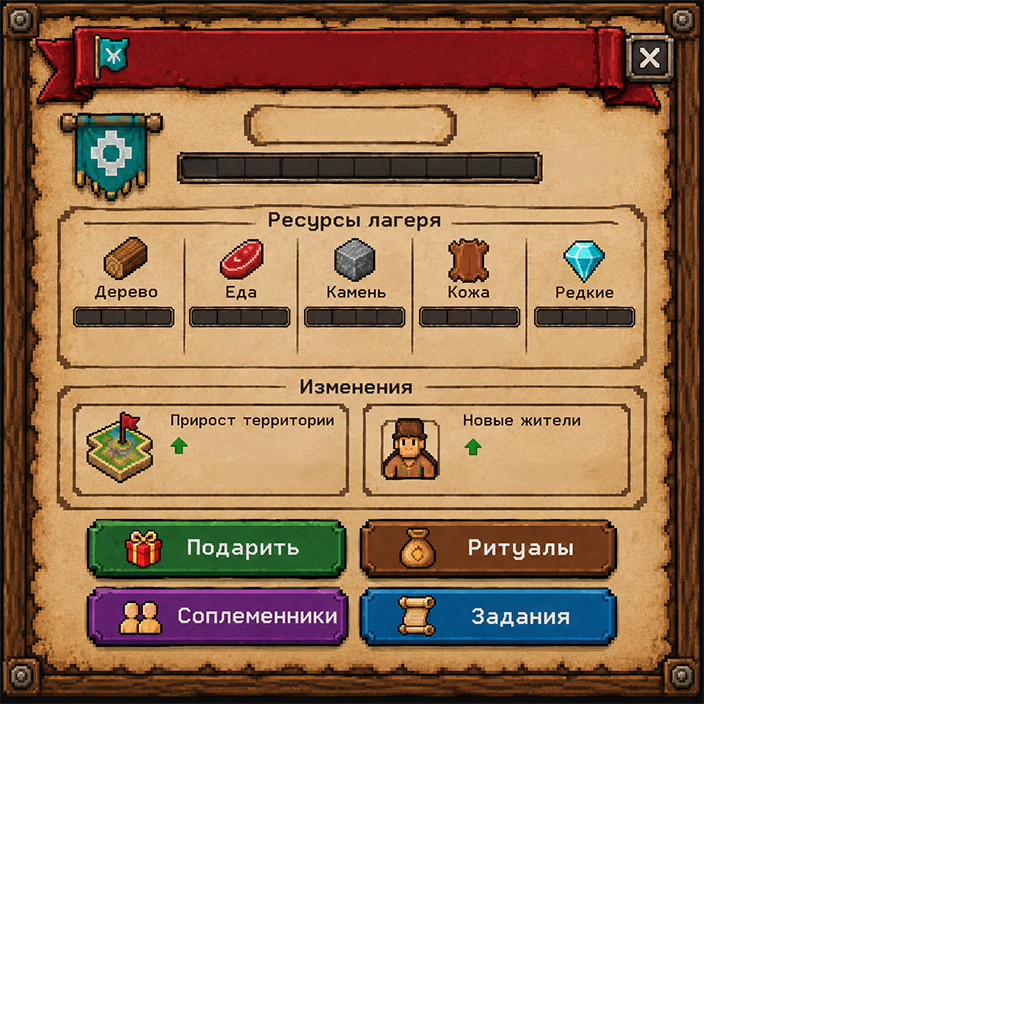
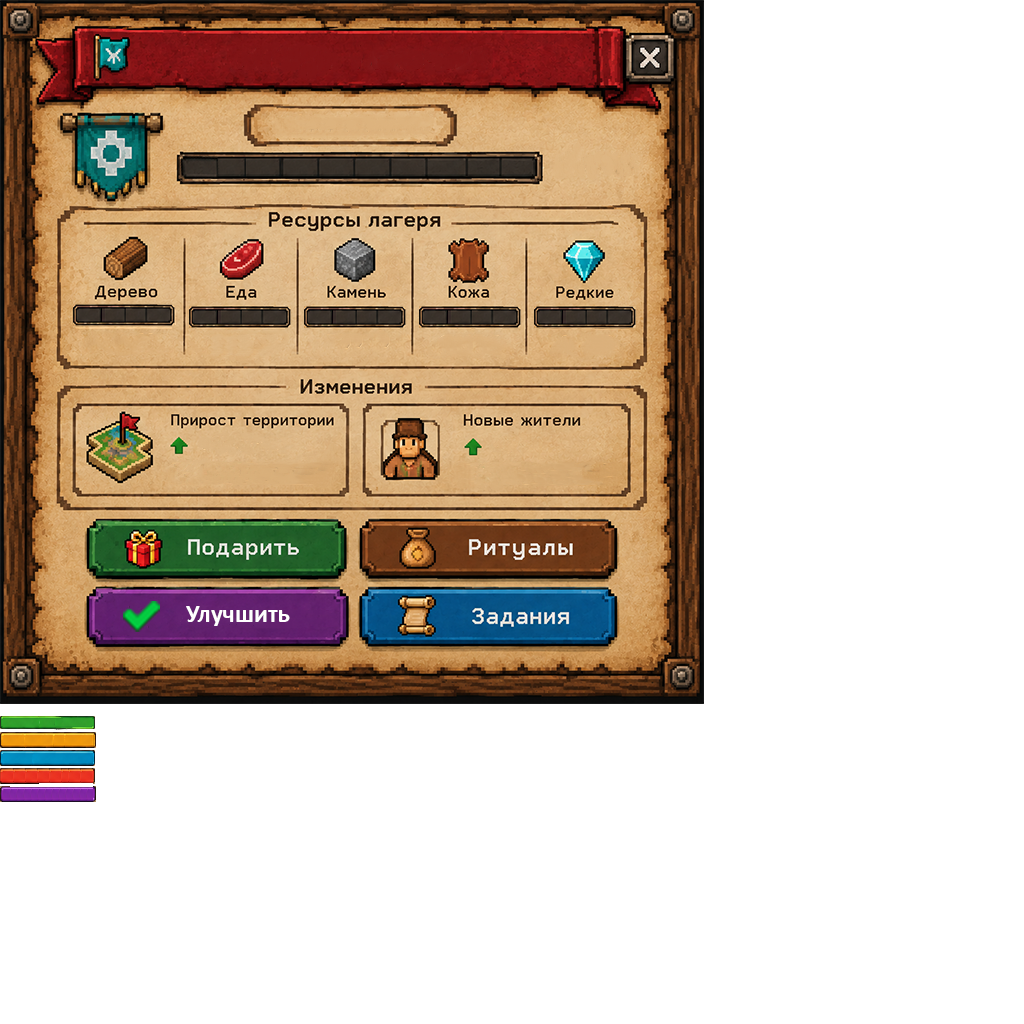
Before/after of a 1024px x 1024px layered artwork. What changed in the layer stack:
added layer "Улучшить" above "checkmark" over [186, 606, 290, 626]
added layer "checkmark" above "Слой 34" over [123, 601, 160, 632]
renamed "Слой 9" to "Слой 34", painted on it over [0, 304, 343, 802]
removed layer "Слой 4" over [73, 304, 343, 638]
